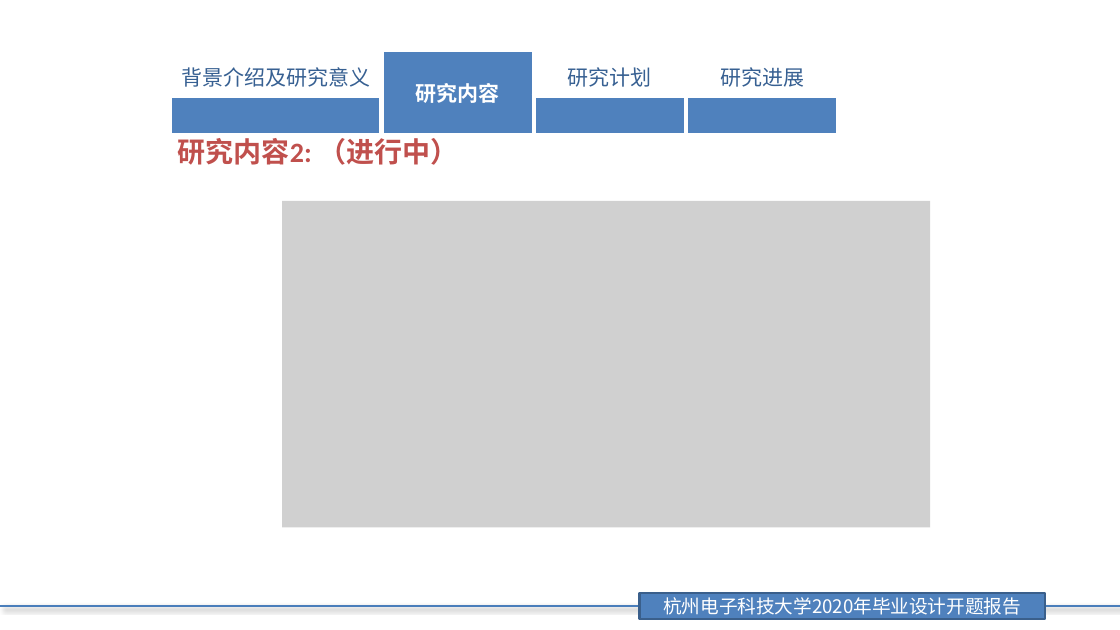
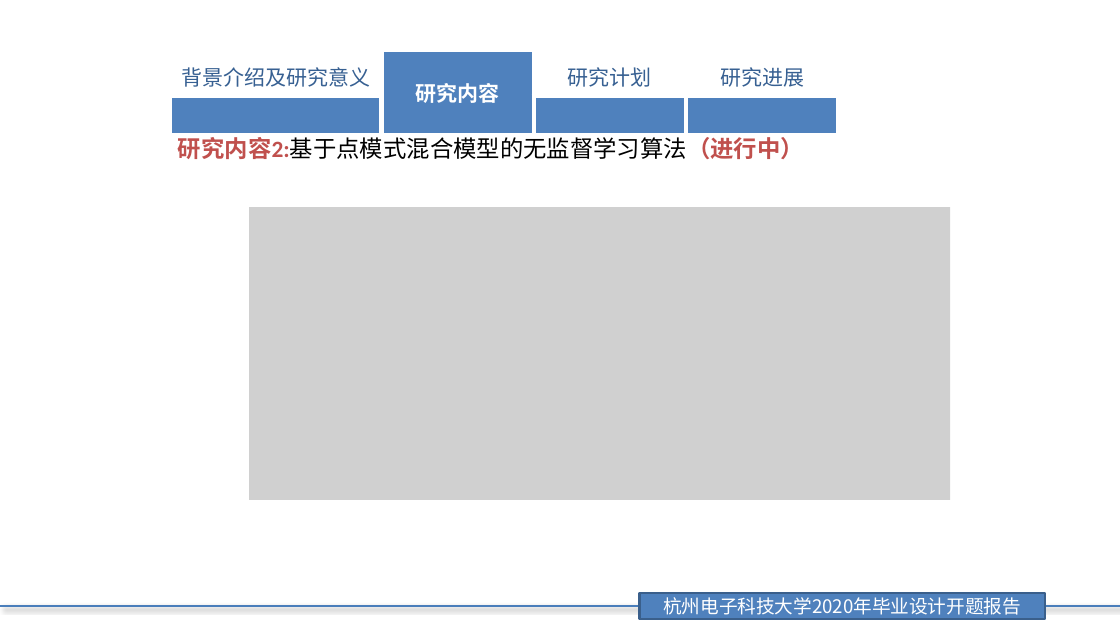
Before and after one commit to JeromeYHj214/Paper-Learning, a slide deck: slide 10 of 杨豪杰开题/论文答辩开题报告(杨豪杰).pptx (slide 12 before the commit). Drawn at 1120x630 pixels with LibreOffice and Linux fonts; fonts in the diff are those of the drawing; grey boxes stand for pictures; background and template pictures are left out. Boxes give left, top, right and bottom in pixels: in the first picture for what was removed or moved away, otherwise in the second. Text is boxed around its words. In the diff, an @@ line names an element or a change of style, - is before the commit and + after.

```diff
--- a/杨豪杰开题/论文答辩开题报告(杨豪杰).pptx
+++ b/杨豪杰开题/论文答辩开题报告(杨豪杰).pptx
@@ text at <box>178,137,804,159</box>: text changed; size 24 to 20 pt; font Calibri to Noto Sans CJK SC; text colour #C0504D to #000000; bold off @@
-研究内容2: （进行中）
+研究内容2:基于点模式混合模型的无监督学习算法（进行中）
@@ picture: place and size @@
-picture at <box>282,201,930,528</box>
+picture at <box>250,208,951,500</box>
```
Also in this commit, not shown: 13 other slides changed, 2 slides added, 1 slide removed.
